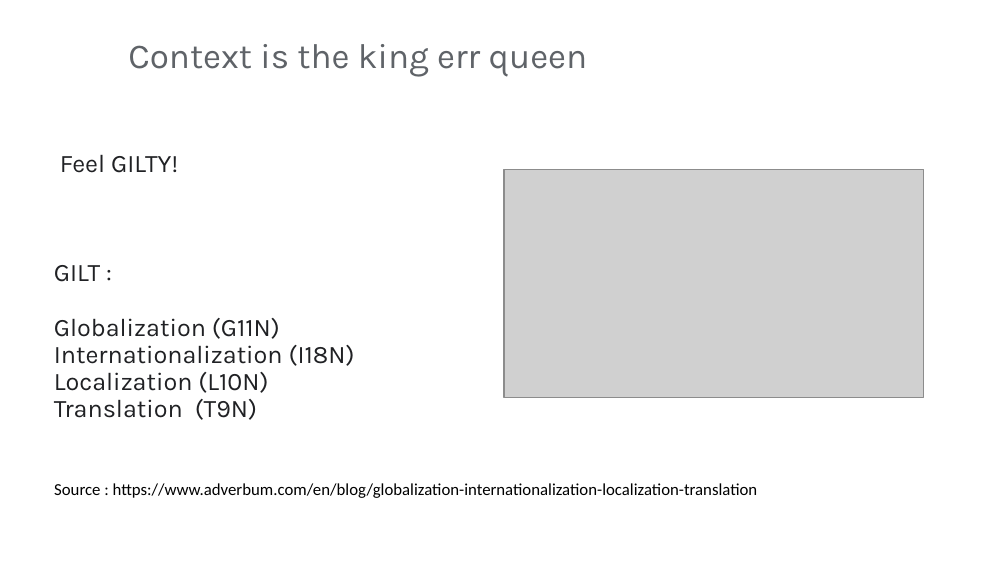
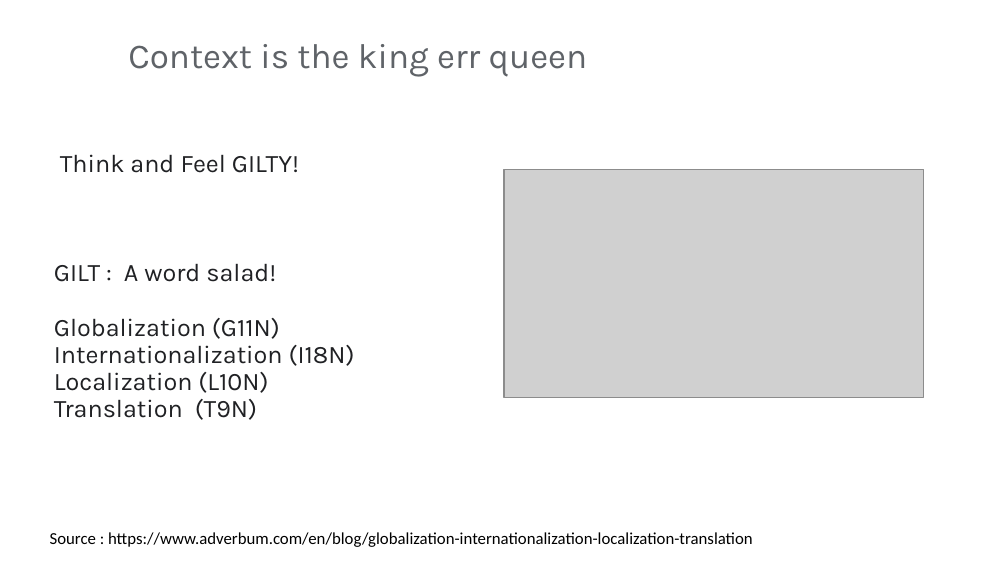
Before and after one commit to vaishnavitv/Assets-and-Publications, a slide deck: slide 34 of Speaking-Engagements/2024/Accessiblity/ND-Product-Design.pptx. Drawn at 1008x567 pixels with LibreOffice and Linux fonts; fonts in the diff are those of the drawing; grey boxes stand for pictures. Boxes give left, top, right and bottom in pixels: in the first picture for what was removed or moved away, otherwise in the second. Text is boxed around its words. In the diff, an @@ line names an element or a change of style, - is before the commit and + after.

```diff
--- a/Speaking-Engagements/2024/Accessiblity/ND-Product-Design.pptx
+++ b/Speaking-Engagements/2024/Accessiblity/ND-Product-Design.pptx
@@ title at (54,154,355,420): text changed @@
-Feel GILTY!
-GILT :
-Globalization (G11N)
-Internationalization (I18N)
-Localization (L10N)
-Translation (T9N)
+Think and Feel GILTY!
+GILT : A word salad!
+Globalization (G11N)
+Internationalization (I18N)
+Localization (L10N)
+Translation (T9N)
@@ text "Source : https://www.adverbum.com/en/blog/globalization-inte ...": place and size @@
-text "Source : https://www.adverbum.com/en/blog/globalization-inte ..." at (54,483,758,498)
+text "Source : https://www.adverbum.com/en/blog/globalization-inte ..." at (50,532,753,547)
```
Also in this commit, not shown: 2 other slides changed, 2 slides added.
